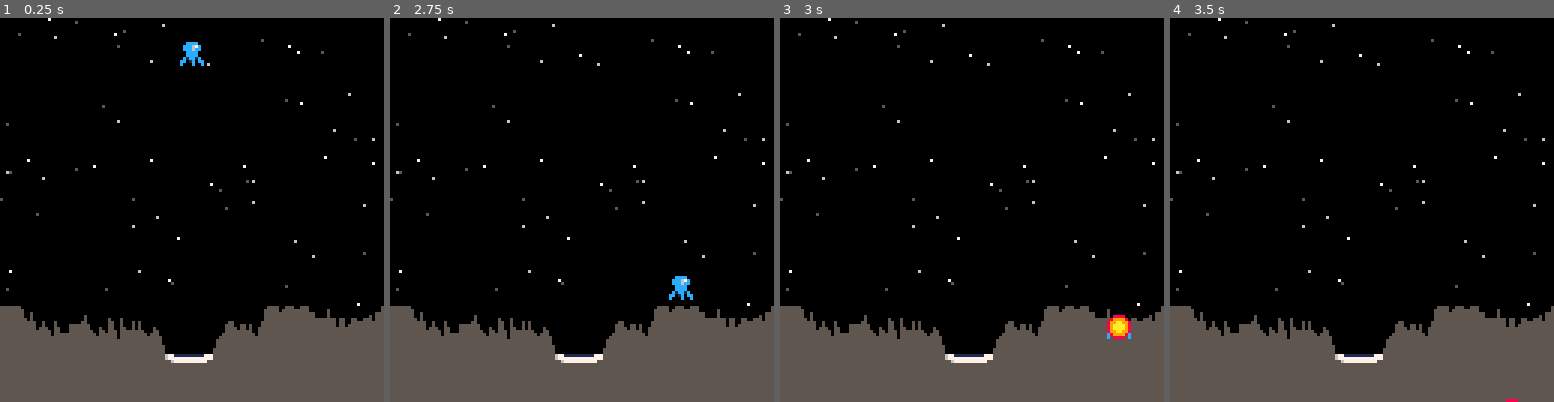
Above: before the commit, frames 1-4 (left to right).
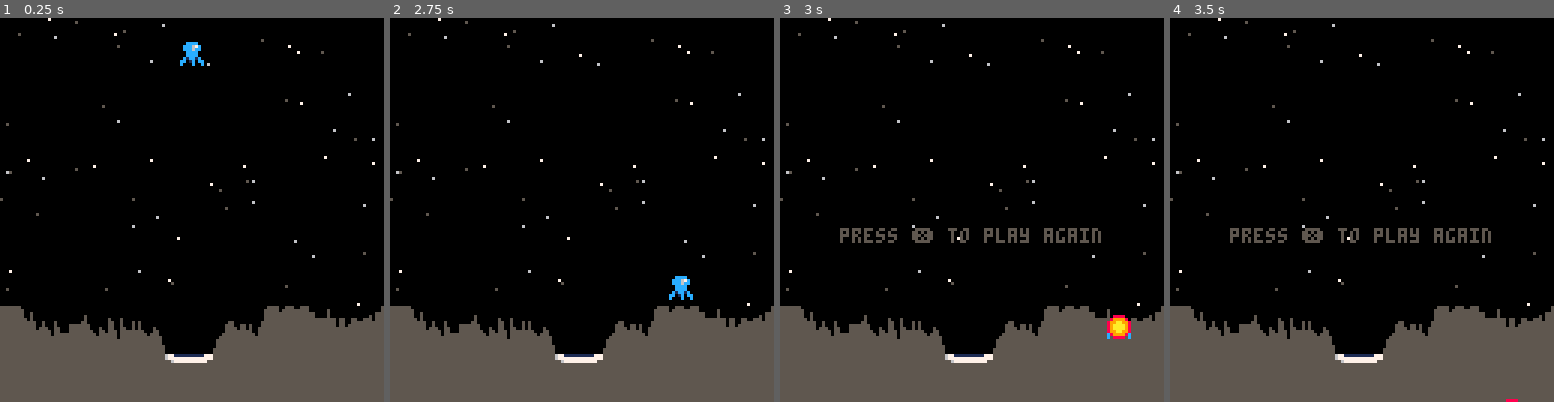
Above: after the commit, the same moments.

Repository: telefunken/pico-8
Game: PICO-8 cartridge lander.p8
Same seed, same stepped clock (60 frames per second), same inputs: the game is played once before the commit and once after it.
Inputs:
- Up to frame 1 (0.25 s): no input
- Up to frame 2 (2.75 s): tap X (X key) at 0.33, 1.07, 1.85 s; hold Right 1.6-2.1 s; hold Up 2.15-2.42 s; hold Right from 2.47 s (still down)
- Up to frame 3 (3 s): keep holding Right; tap X (X key) at 2.97 s
- Up to frame 4 (3.5 s): release Right at 3.03 s; hold Left from 3.08 s (still down)

Frames 1-2 are identical in both runs. In frame 3, 1.1% of the frame differs, in the area x 15-84%, y 54-59%; in frame 4, 1.1%.

Commit message:
add end-text and restart-button

Diff:
--- a/lander.p8
+++ b/lander.p8
@@ -13,6 +13,8 @@
  if (not gave_over) then
   move_player()
   check_land()
+ else
+  if (btnp(5)) _init()
  end
 end
 
@@ -21,6 +23,13 @@
 	draw_stars()
 	draw_ground()
 	draw_player()
+
+	if (game_over) then
+	 if (win) then
+	  print("victory!", 48,48,11)
+	 end
+	 print("press ❎ to play again",20,70,5)
+ end
 end
 
 
@@ -136,11 +145,11 @@
  r_x=flr(p.x+7) --right side of ship
  b_y=flr(p.y+7) --bottom of ship
 
- over_pad=l_x>pad.x and r_x<=pad.x+pad.width
+ over_pad=l_x>=pad.x and r_x<=pad.x+pad.width
  on_pad=b_y>=pad.y-1
  slow=p.dy<1
 
- if(over_pad and on_pad and slow) then
+ if (over_pad and on_pad and slow) then
   end_game(true)
  elseif (over_pad and on_pad) then
   end_game(false)
